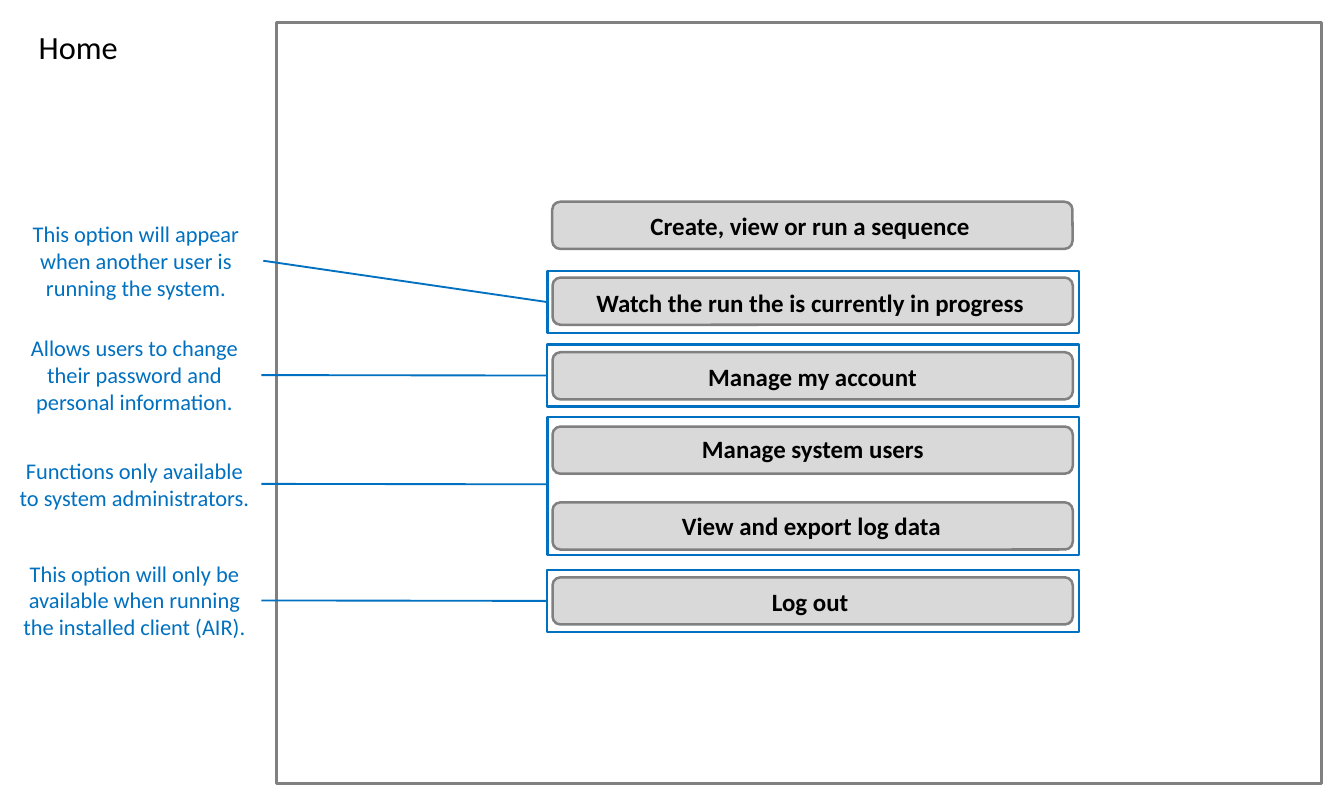
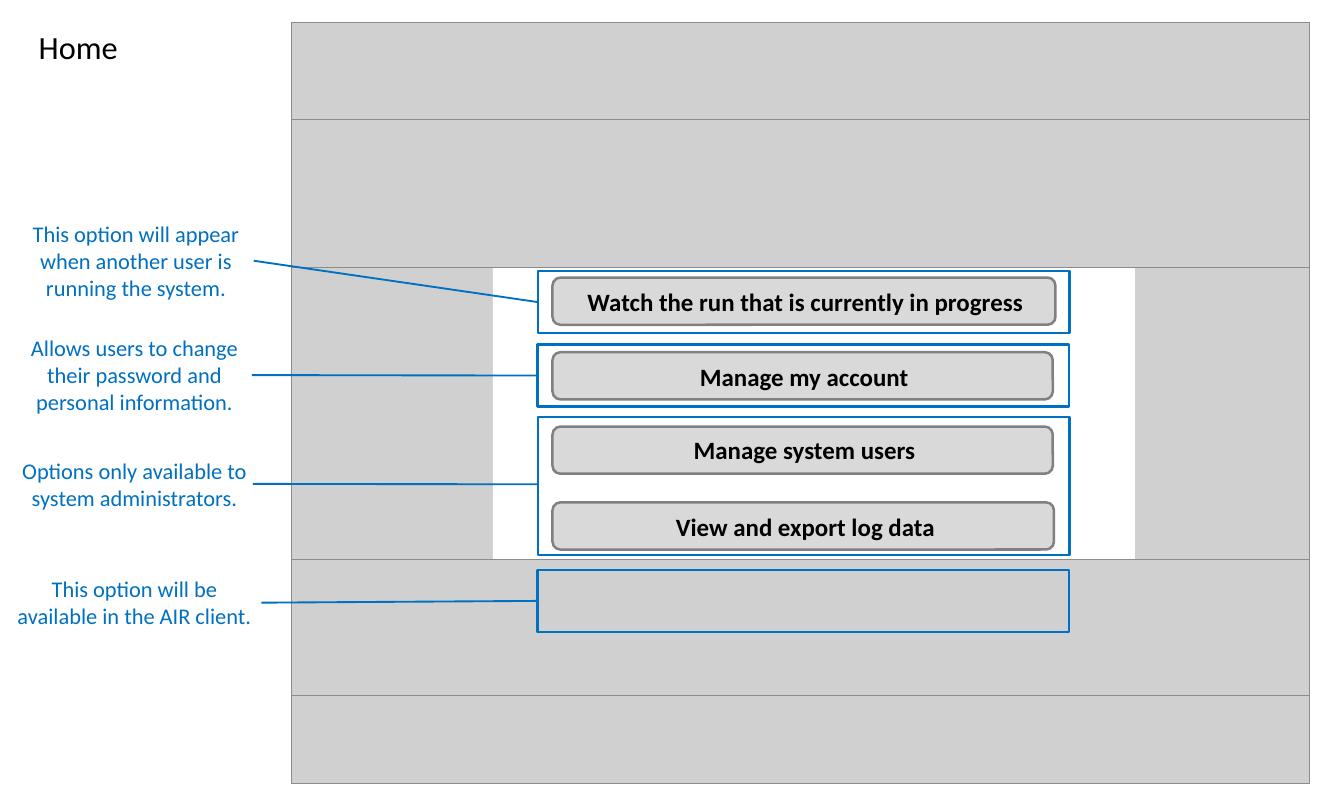
Before and after one commit to michaelvandam/elixys, a slide deck: slide 3 of doc/ElixysUserInterfaceWireframes3.pptx (slide 4 before the commit). Drawn at 1344x806 pixels with LibreOffice and Linux fonts; fonts in the diff are those of the drawing; grey boxes stand for pictures. Boxes give left, top, right and bottom in pixels: in the first picture for what was removed or moved away, otherwise in the second. Text is boxed around its words. In the diff, an @@ line names an element or a change of style, - is before the commit and + after.

```diff
--- a/doc/ElixysUserInterfaceWireframes3.pptx
+++ b/doc/ElixysUserInterfaceWireframes3.pptx
@@ picture added at <box>291,22,1309,784</box> @@
@@ picture added at <box>291,119,1309,267</box> @@
@@ rounded rectangle removed at <box>552,202,1073,249</box> @@
@@ rectangle removed at <box>567,209,1053,243</box> @@
-Create, view or run a sequence
@@ 4 rectangles, 3 lines, 2 texts: place and size @@
-4 rectangles, 3 lines, 2 texts at <box>262,261,1079,632</box>
+4 rectangles, 3 lines, 2 texts at <box>252,261,1069,632</box>
@@ rectangle: place and size @@
-rectangle at <box>276,22,1322,784</box>
+rectangle at <box>493,268,1135,560</box>
@@ rectangle at <box>493,268,1135,560</box>: fill none to #FFFFFF; outline #808080 2 pt to none @@
@@ rounded rectangle: place and size @@
-rounded rectangle at <box>553,278,1073,325</box>
+rounded rectangle at <box>553,278,1055,325</box>
@@ rectangle "Watch the run that is ...": place and size @@
-rectangle "Watch the run that is ..." at <box>567,286,1053,320</box>
+rectangle "Watch the run that is ..." at <box>563,285,1048,319</box>
@@ text in rectangle at <box>587,293,1023,316</box>: text changed @@
-Watch the run the is currently in progress
+Watch the run that is currently in progress
@@ rounded rectangle: place and size @@
-rounded rectangle at <box>553,352,1073,400</box>
+rounded rectangle at <box>553,352,1053,400</box>
@@ rounded rectangle: place and size @@
-rounded rectangle at <box>553,426,1073,474</box>
+rounded rectangle at <box>553,426,1053,474</box>
@@ text at <box>22,463,246,510</box>: text changed @@
-Functions only available to system administrators.
+Options only available to system administrators.
@@ rounded rectangle: place and size @@
-rounded rectangle at <box>553,503,1073,550</box>
+rounded rectangle at <box>553,503,1055,550</box>
@@ rectangle "View and export log data": place and size @@
-rectangle "View and export log data" at <box>682,517,940,540</box>
+rectangle "View and export log data" at <box>563,511,1048,545</box>
@@ picture added at <box>291,560,1309,696</box> @@
@@ text at <box>17,581,251,624</box>: text changed @@
-This option will only be available when running the installed client (AIR).
+This option will be available in the AIR client.
@@ rounded rectangle removed at <box>553,578,1073,625</box> @@
@@ rectangle removed at <box>567,585,1053,619</box> @@
-Log out
@@ line moved from (547, 601) - (262, 601) to (538, 601) - (262, 603) @@
```
Also in this commit, not shown: 15 other slides changed, 6 slides added, 8 slides removed.
